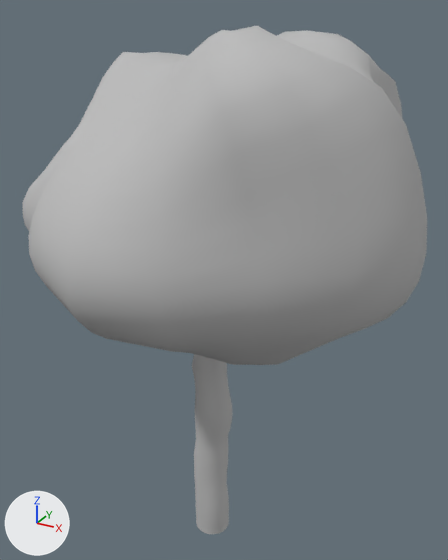
An edit to the OBJ model assets/tree.obj, drawn before and after from the same camera.
The view is the same before and after, from a 50 mm lens placed at (-6.74, -0.293, 0.395), pointed at (-6.909, 0.014, 0.242). Arrows for +X, +Y and +Z are at lower left; the lights stay in place. Where no turn or scale is listed for an object, it has been applied to the vertices.

In view in the first picture: 'tree'.
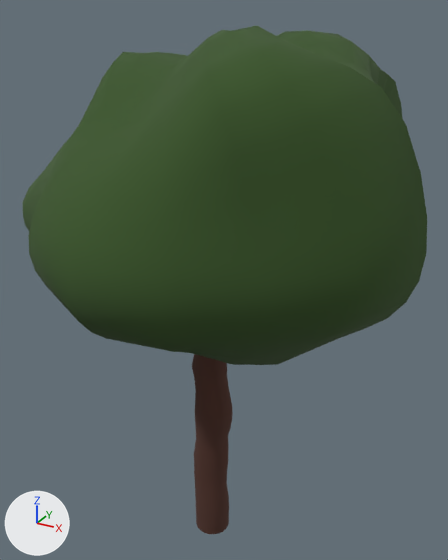
The edits, one by one:
Material 'blinn3SG' (mat_blinn3sg) is new.
Its base color is (0.08, 0.03, 0.02) (brown #503027).
Its roughness is 1.0.
Material 'blinn2SG' (mat_blinn2sg) is new.
Its base color is (0.04, 0.09, 0.02) (dark green #385527).
Its roughness is 1.0.
me_tree has 904 vertices, 940 faces and spans x -7.034..-6.783, y -0.12..0.129, z 0.058..0.388.
me_tree is used by ob_tree; location (0.0, 0.0, 0.0).
me_tree part 1: 520 of the faces centred in x -6.924..-6.897, y -0.012..0.012, z 0.058..0.243 switch from mat_initialshadinggroup (grey #bcbcbc) to mat_blinn3sg (brown #503027).
me_tree part 2: 420 of the faces centred in x -7.032..-6.79, y -0.114..0.127, z 0.219..0.386 switch from mat_initialshadinggroup (grey #bcbcbc) to mat_blinn2sg (dark green #385527).

Where the change shows, as pixel boxes [x1, y1, x2, y2] in the pictures (448 x 560 px):
part 1 of me_tree, recoloured (grey to brown)
    both: [192, 354, 233, 534]
part 2 of me_tree, recoloured (grey to green)
    both: [23, 26, 427, 365]
